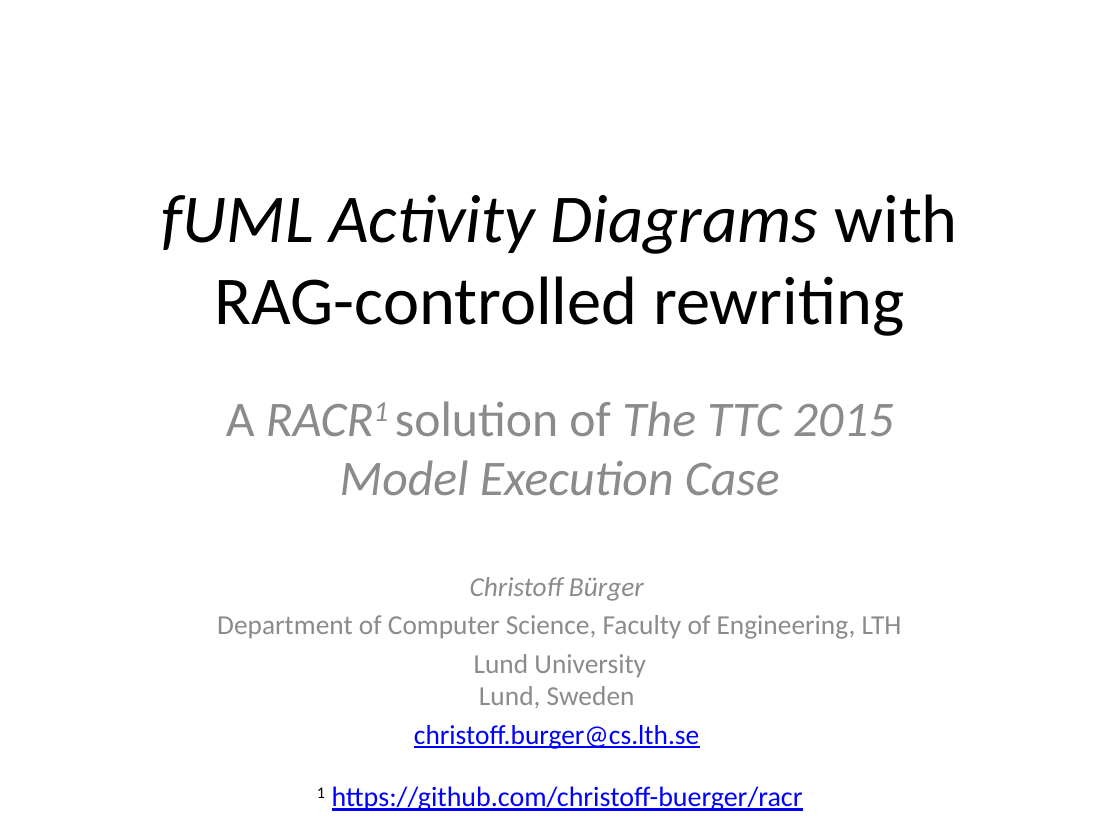
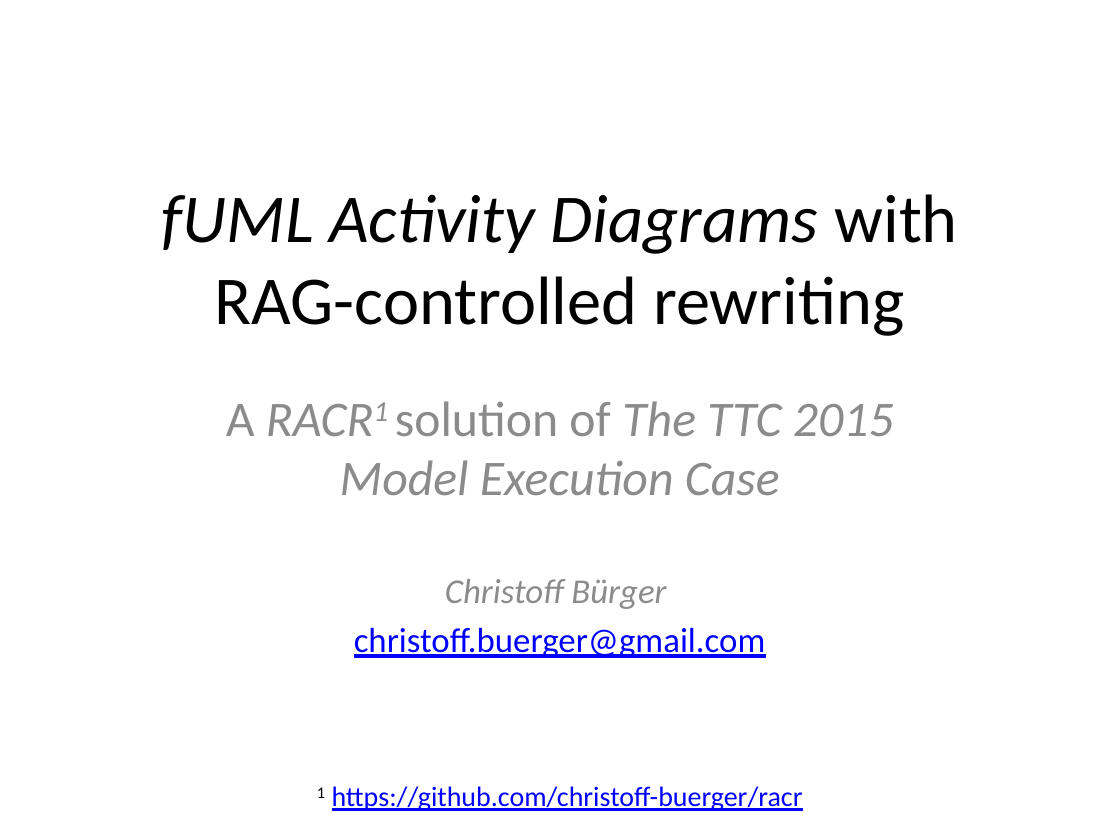
Before and after one commit to christoff-buerger/racr, a slide deck: slide 1 of examples/ttc-2015-fuml-activity-diagrams/documentation/figures/solution-presentation.pptx. Drawn at 1120x840 pixels with LibreOffice and Linux fonts; fonts in the diff are those of the drawing. Boxes give left, top, right and bottom in pixels: in the first picture for what was removed or moved away, otherwise in the second. Text is boxed around its words. In the diff, an @@ line names an element or a change of style, - is before the commit and + after.

```diff
--- a/examples/ttc-2015-fuml-activity-diagrams/documentation/figures/solution-presentation.pptx
+++ b/examples/ttc-2015-fuml-activity-diagrams/documentation/figures/solution-presentation.pptx
@@ text at bbox=[445, 579, 666, 609]: size 17.6 to 22.4 pt in "Christoff Bürger" @@
@@ text at bbox=[354, 627, 766, 658]: text changed; size 17.6 to 22.4 pt; text colour #8C8C8C to #0000FF @@
-Department of Computer Science, Faculty of Engineering, LTH
-Lund University
-Lund, Sweden
-christoff.burger@cs.lth.se
+christoff.buerger@gmail.com
```
Also in this commit, not shown: 4 other slides changed, 4 other files.
